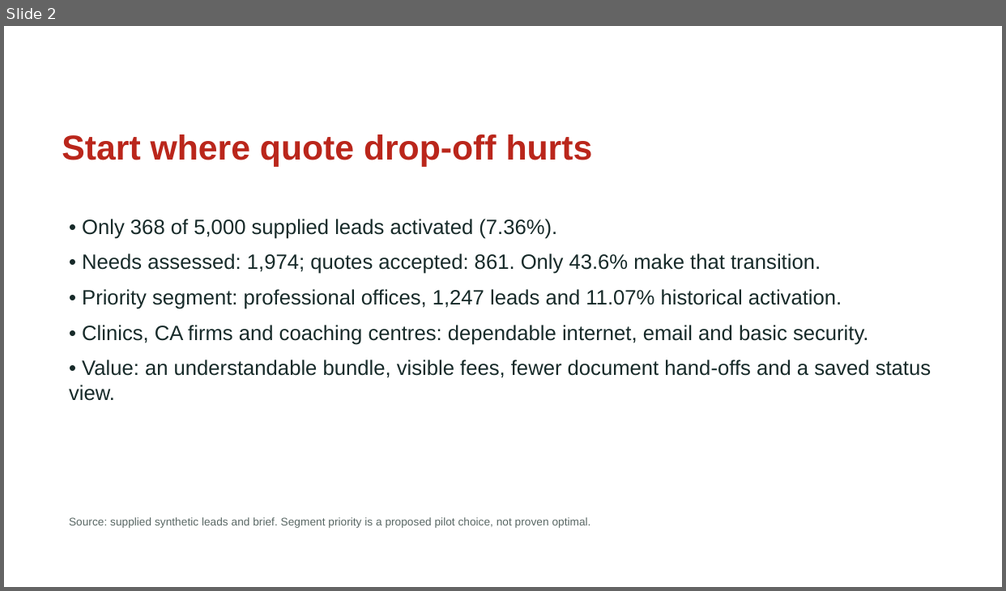
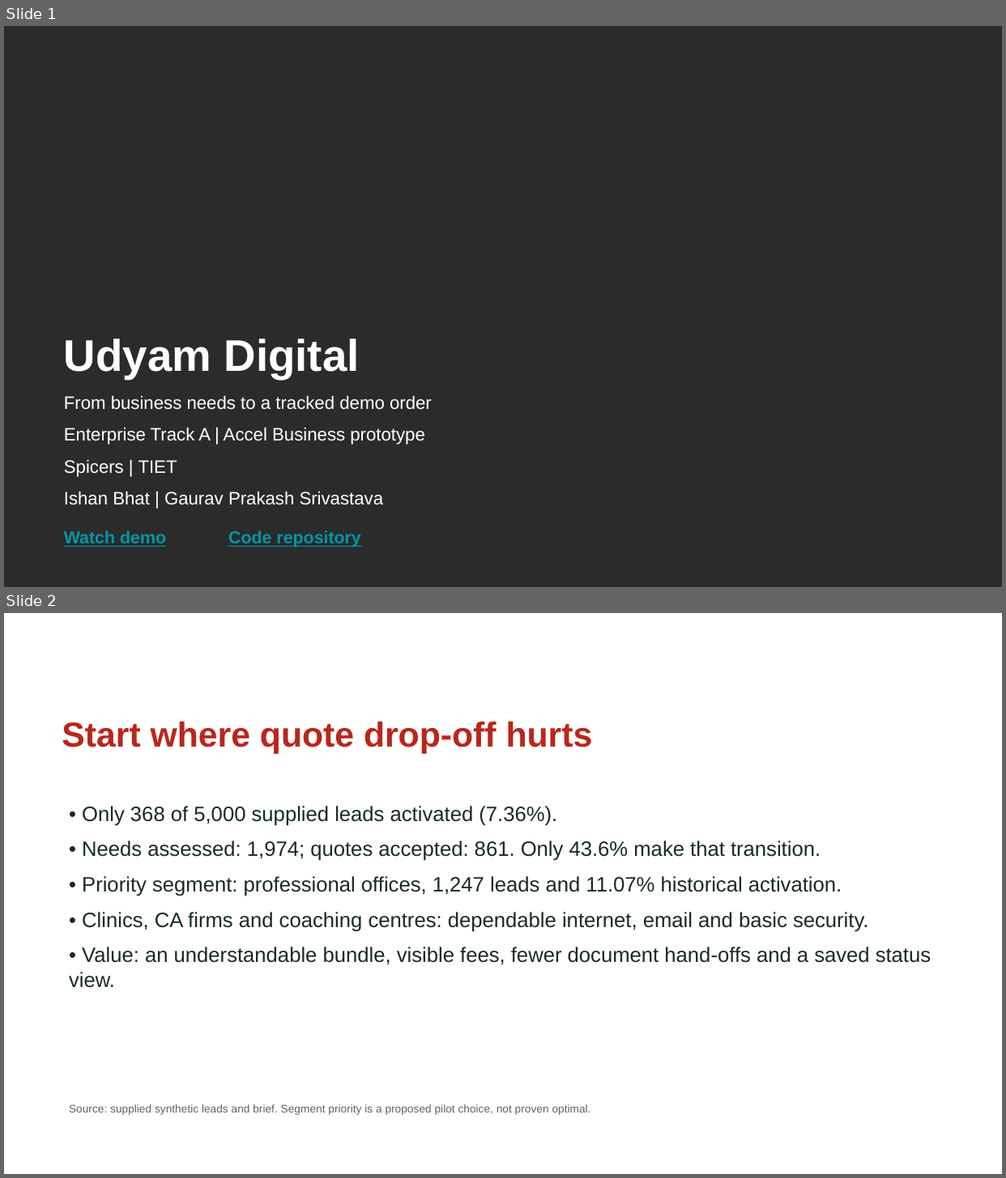
Before and after one commit to Mickeyzer/ASYNC, a slide deck: submission/Udyam_Digital_Business_Case_7_Slides.pptx. Shown one above the other, each under a label of ours: slide 2 before the commit, slides 1 and 2 after it. The pictures are 1006x591 and 1006x1178 pixels, drawn with LibreOffice and Linux fonts; fonts in the diff are those of the drawing; background and template pictures are left out; a plain dark background stands for a picture behind light text. Boxes give left, top, right and bottom in pixels: in the first picture for what was removed or moved away, otherwise in the second. Text is boxed around its words. In the diff, an @@ line names an element or a change of style, - is before the commit and + after.

Commit message:
Finalize Spicers TIET submission and recorded demo links

```diff
--- a/submission/Udyam_Digital_Business_Case_7_Slides.pptx
+++ b/submission/Udyam_Digital_Business_Case_7_Slides.pptx
@@ slide 1 added at (4,26,1002,587), background picture (left out) @@
@@ text added at (64,339,360,379), 32 pt, text #FFFFFF, bold @@
+Udyam Digital
@@ text added at (64,396,432,506), 13 pt, text #FFFFFF @@
+From business needs to a tracked demo order
+Enterprise Track A | Accel Business prototype
+Spicers | TIET
+Ishan Bhat | Gaurav Prakash Srivastava
@@ text added at (64,531,166,547), 12.5 pt, text #0097A7, bold, underline @@
+Watch demo
@@ text added at (228,531,360,548), 12.5 pt, text #0097A7, bold, underline @@
+Code repository
```
Also in this commit, not shown: 4 slides changed, 1 slide removed, 28 other files.
